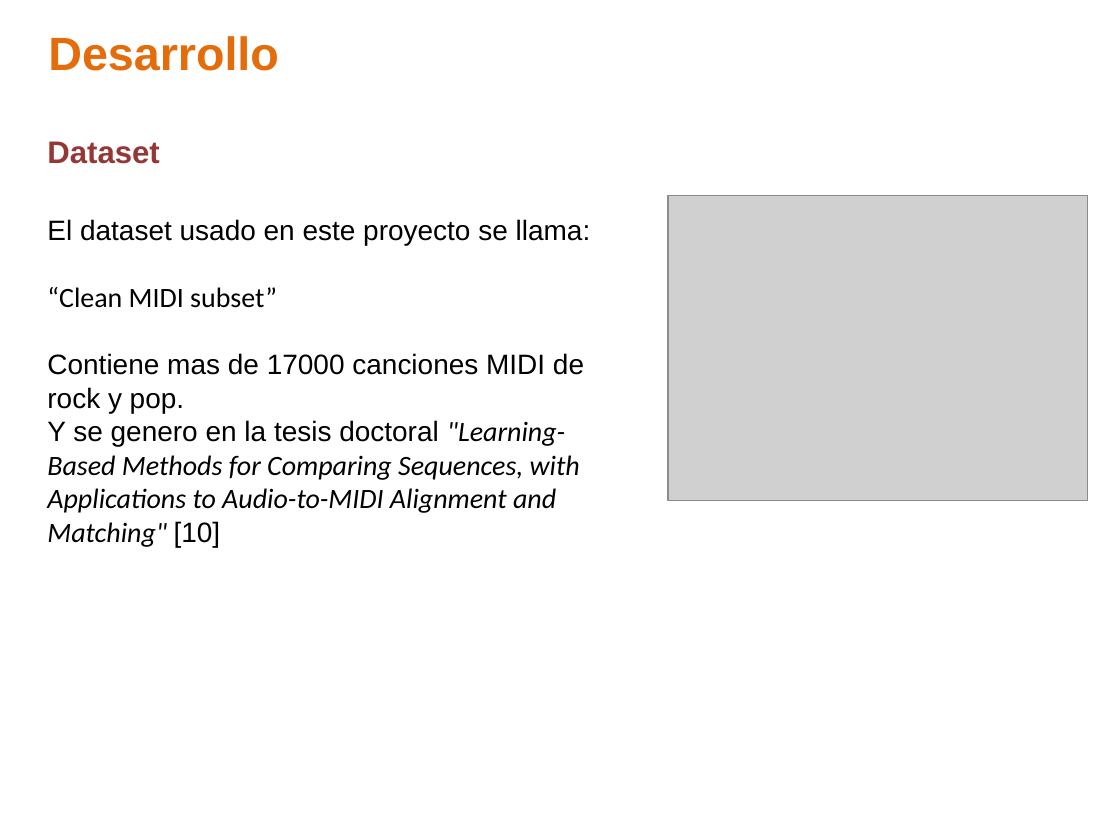
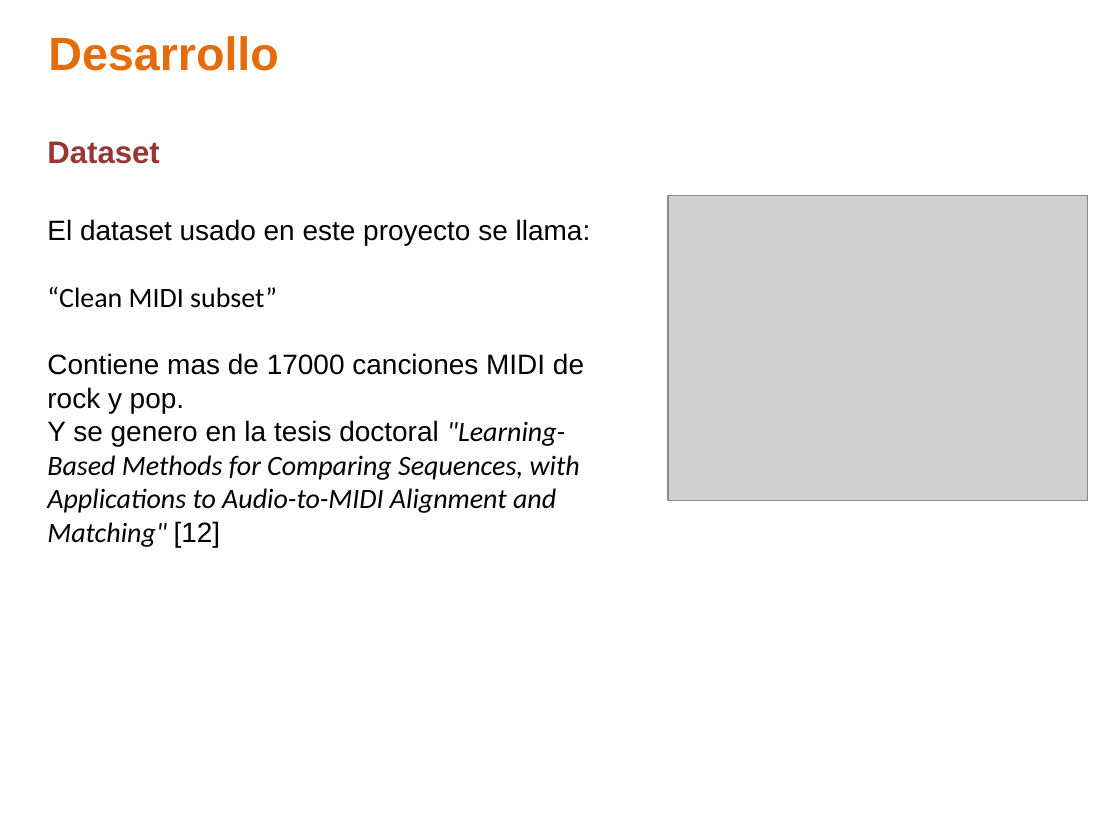
Before and after one commit to ealn/Tesis, a slide deck: slide 15 of documentos/Presentacion.pptx. Drawn at 1120x840 pixels with LibreOffice and Linux fonts; fonts in the diff are those of the drawing; grey boxes stand for pictures; background and template pictures are left out. Boxes give left, top, right and bottom in pixels: in the first picture for what was removed or moved away, otherwise in the second. Text is boxed around its words. In the diff, an @@ line names an element or a change of style, - is before the commit and + after.

```diff
--- a/documentos/Presentacion.pptx
+++ b/documentos/Presentacion.pptx
@@ text at [47,420,580,547]: text changed @@
-Y se genero en la tesis doctoral "Learning-Based Methods for Comparing Sequences, with Applications to Audio-to-MIDI Alignment and Matching" [10]
+Y se genero en la tesis doctoral "Learning-Based Methods for Comparing Sequences, with Applications to Audio-to-MIDI Alignment and Matching" [12]
```
Also in this commit, not shown: 2 other slides changed.
